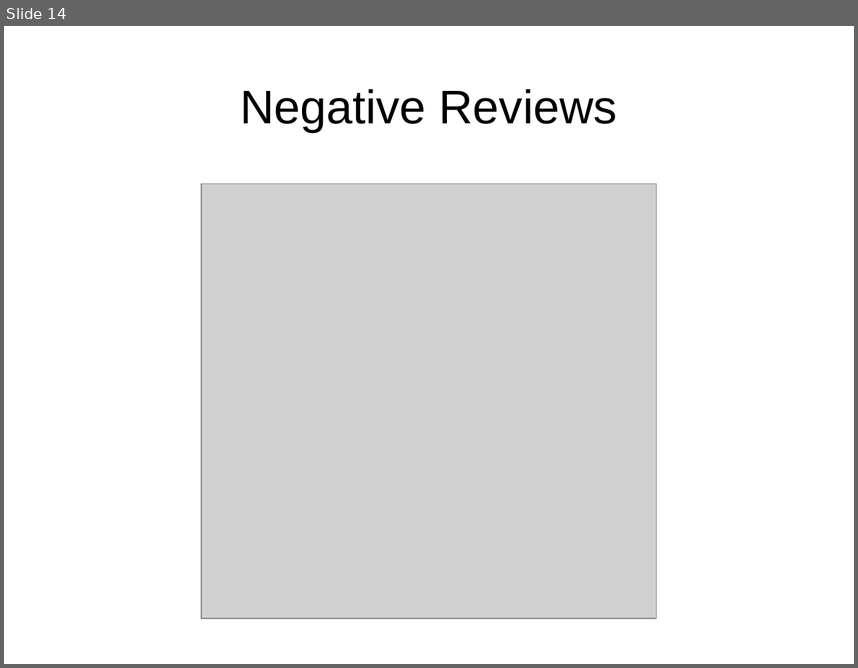
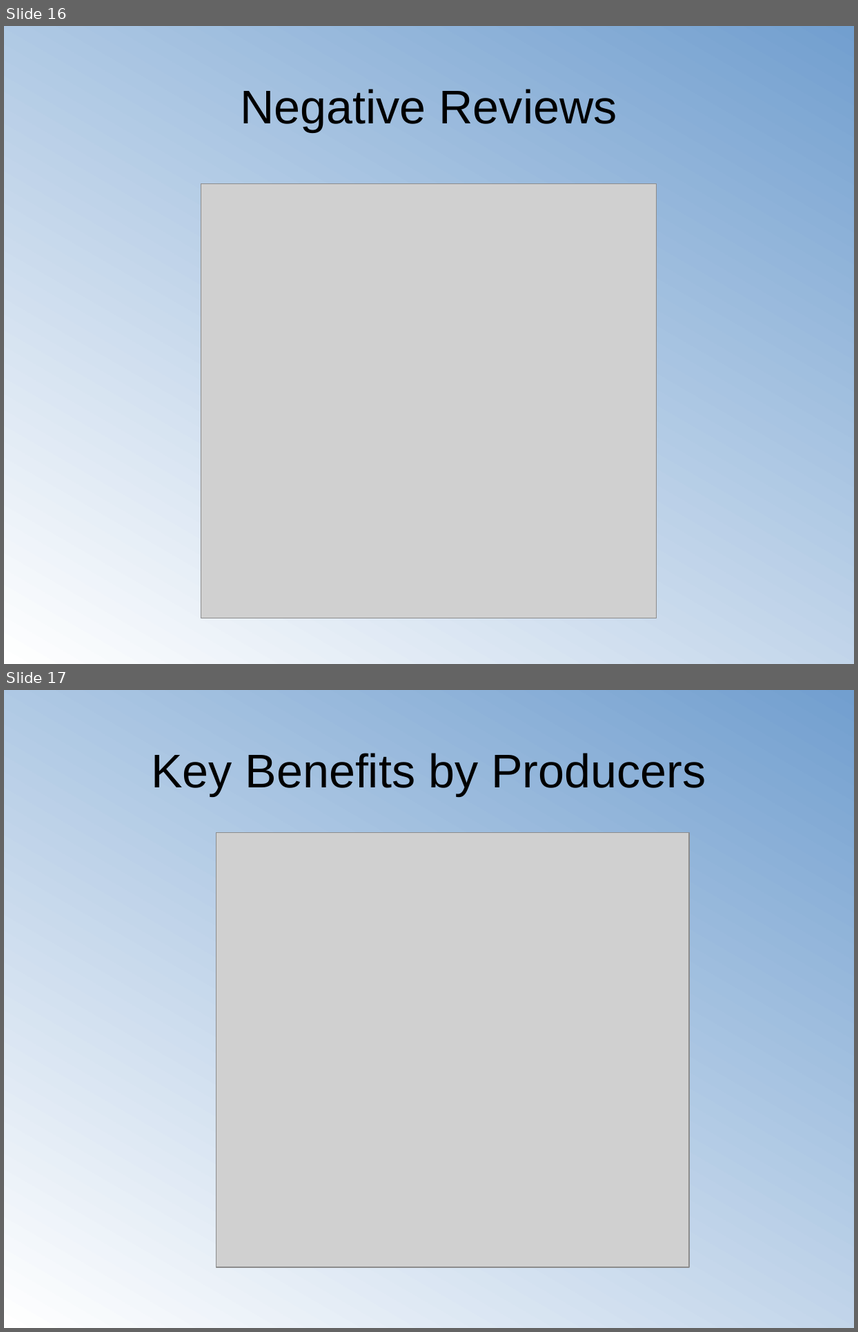
Before and after one commit to chun9men9/pet_webscrap, a slide deck: ppt_slides/Web Scrape - Chewy.com Pet Food.odp. Shown one above the other, each under a label of ours: slide 14 before the commit, slides 16 and 17 after it. The pictures are 858x668 and 858x1332 pixels, drawn with LibreOffice and Linux fonts; fonts in the diff are those of the drawing; grey boxes stand for pictures. Boxes give left, top, right and bottom in pixels: in the first picture for what was removed or moved away, otherwise in the second. Text is boxed around its words. In the diff, an @@ line names an element or a change of style, - is before the commit and + after.

```diff
--- a/ppt_slides/Web Scrape - Chewy.com Pet Food.odp
+++ b/ppt_slides/Web Scrape - Chewy.com Pet Food.odp
@@ slide 17 added at (4,690,854,1328), background gradient #FFFFFF to #729FCF @@
@@ title added at (151,753,706,796), 44 pt, text #000000 @@
+Key Benefits by Producers
@@ picture added at (217,833,690,1267) @@
@@ what was slide 14 is now slide 16 @@
@@ slide 16 changed as well @@
@@ background #FFFFFF to gradient #FFFFFF to #729FCF @@
```
Also in this commit, not shown: 12 other slides changed, 3 other slides added, 1 slide removed, 18 other files.
